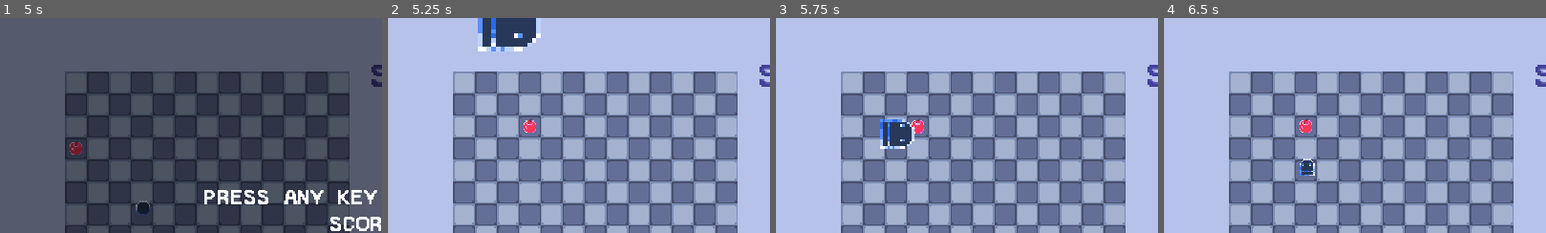
Above: before the commit, frames 1-4 (left to right).
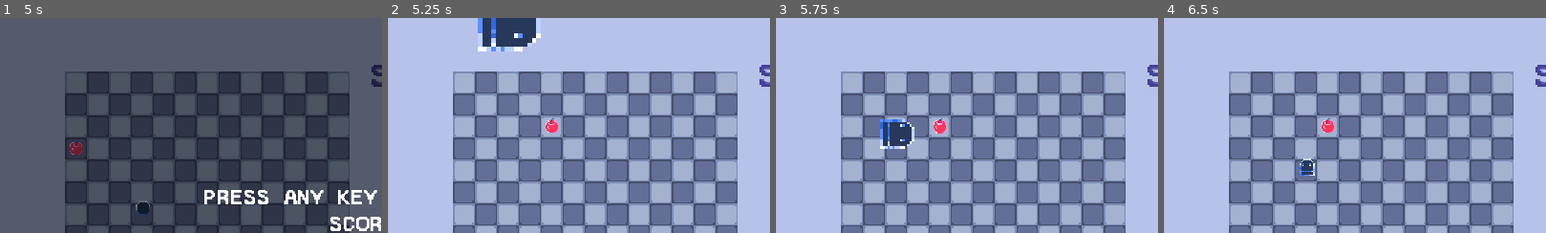
Above: after the commit, the same moments.

Repository: JustKwa/Snak-e
Game: Godot game, scene res://Scenes/main_menu.tscn
Same seed, same stepped clock (60 frames per second), same inputs: the game is played once before the commit and once after it.
Inputs:
- Up to frame 1 (5 s): click "Start game" at 0.5 s; tap Enter at 1.25 s; hold Up (ui_up) 1.28-2.78 s; hold Left (ui_left) 2.78-4.28 s; hold Down (ui_down) from 4.28 s (still down)
- Up to frame 2 (5.25 s): tap Enter at 5 s; release Down (ui_down) at 5.03 s; hold Right (ui_right) from 5.03 s (still down)
- Up to frame 3 (5.75 s): keep holding Right (ui_right)
- Up to frame 4 (6.5 s): release Right (ui_right) at 5.78 s; hold Up (ui_up) from 5.78 s (still down)
The pictures show only the part of the screen within x 0-50%, y 2-52%; the shares and areas given below are measured in that part.

Frame 1 is identical in both runs. In frame 2, 0.3% of the frame differs, in the area x 35-45%, y 46-54%; in frame 3, 0.4%; in frame 4, 0.4%.

Commit message:
Code cleans up

Diff:
--- a/Scripts/level.gd
+++ b/Scripts/level.gd
@@ -31,16 +31,17 @@
 
 func spawn_food():
 	var instance = food.instance()
-	var x = rand_range(1, 11)
-	var y = rand_range(1, 11)
-	instance.position = $grid.map_to_world(Vector2(x, y)) + Vector2(8, 9)
-	instance.connect("food_eaten", self, "is_eaten")
+	var x = rand_range(1, 13)
+	var y = rand_range(1, 13)
+	var spawn_coord =  $grid.map_to_world(Vector2(x, y)) + Vector2(8, 9)
+	instance.position = spawn_coord
+	instance.connect("food_eaten", self, "_on_eaten")
 	call_deferred("add_child", instance)
 
 
-func is_eaten():
+func _on_eaten():
 	spawn_food()
-	get_node("snake").food_eaten()
+	snake_controller.food_eaten()
 
 
 func restart_popup():
